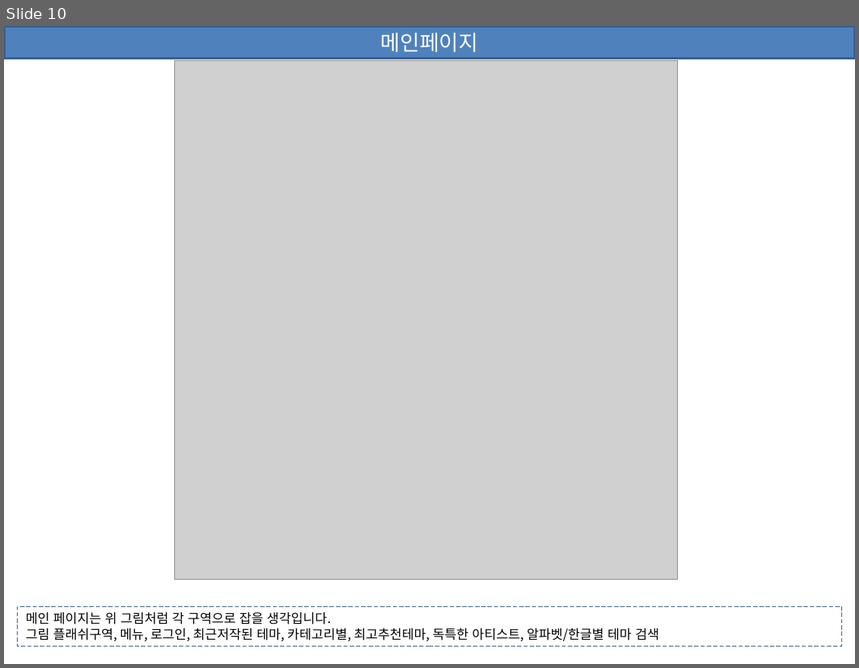
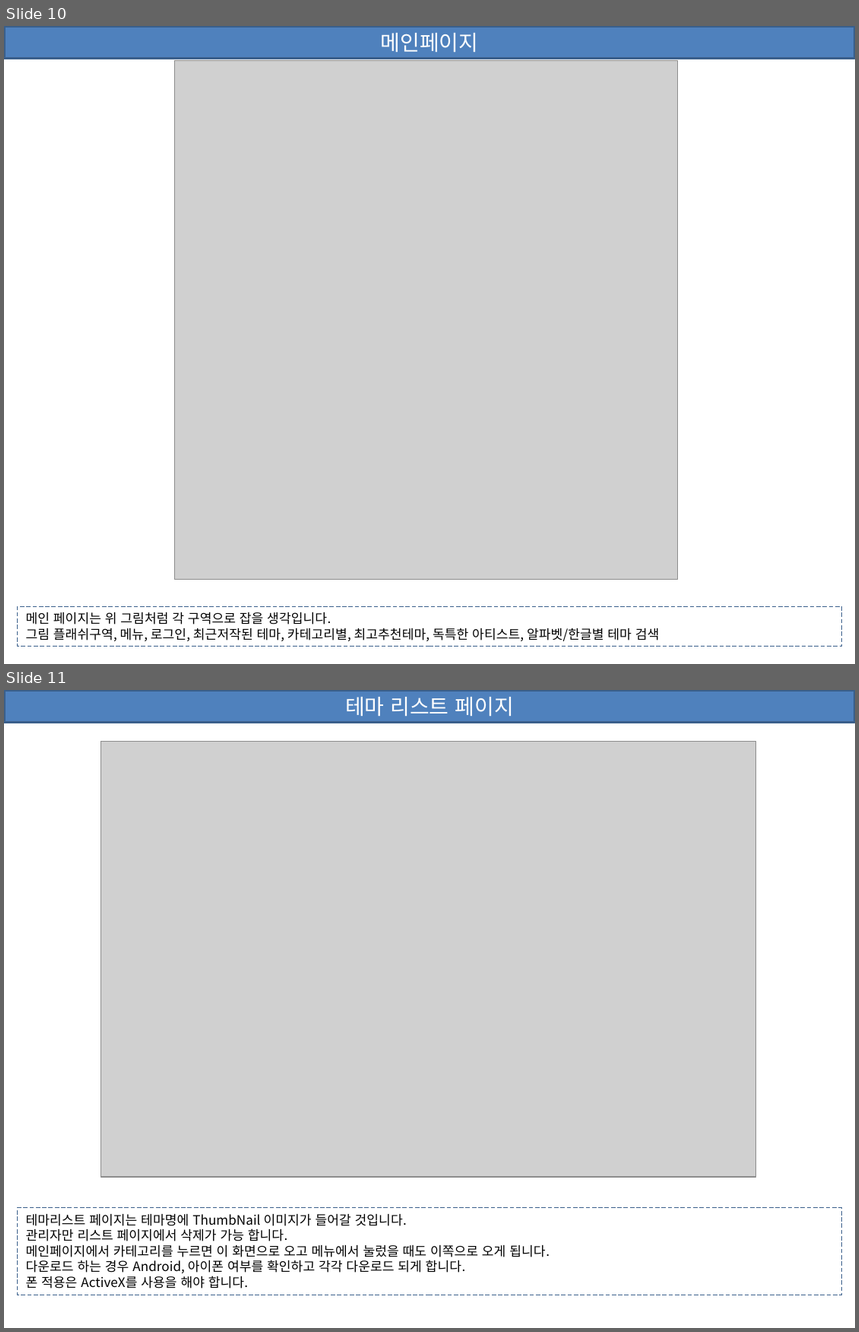
Before and after one commit to hycho/bp-kt-project, a slide deck: document/guide/화면설계서 V0.02.pptx. Shown one above the other, each under a label of ours: slide 10 before the commit, slides 10 and 11 after it. The pictures are 859x668 and 859x1332 pixels, drawn with LibreOffice and Linux fonts; fonts in the diff are those of the drawing; grey boxes stand for pictures. Boxes give left, top, right and bottom in pixels: in the first picture for what was removed or moved away, otherwise in the second. Text is boxed around its words. In the diff, an @@ line names an element or a change of style, - is before the commit and + after.

```diff
--- a/document/guide/화면설계서 V0.02.pptx
+++ b/document/guide/화면설계서 V0.02.pptx
@@ slide 11 added at bbox=[4, 690, 855, 1328], background #FFFFFF @@
@@ rectangle added at bbox=[4, 690, 855, 723], fill #4F81BD, outline #3A5F8C 2 pt, 18 pt, text #FFFFFF @@
+테마 리스트 페이지
@@ picture added at bbox=[101, 741, 756, 1177] @@
@@ rectangle added at bbox=[18, 1208, 842, 1296], outline #3A5F8C 0.75 pt dashed, 11 pt, text #000000 @@
+테마리스트 페이지는 테마명에 ThumbNail 이미지가 들어갈 것입니다.
+관리자만 리스트 페이지에서 삭제가 가능 합니다.
+메인페이지에서 카테고리를 누르면 이 화면으로 오고 메뉴에서 눌렀을 때도 이쪽으로 오게 됩니다.
+다운로드 하는 경우 Android, 아이폰 여부를 확인하고 각각 다운로드 되게 합니다.
+폰 적용은 ActiveX를 사용을 해야 합니다.
```
Also in this commit, not shown: 1 other slide added.
